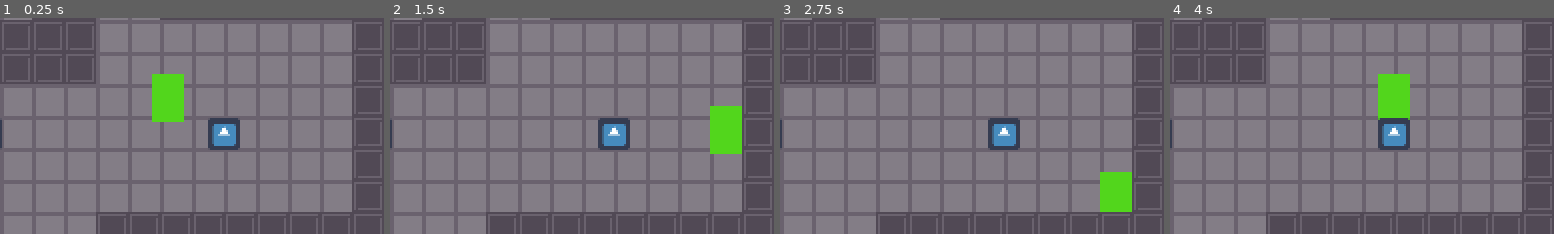
Above: before the commit, frames 1-4 (left to right).
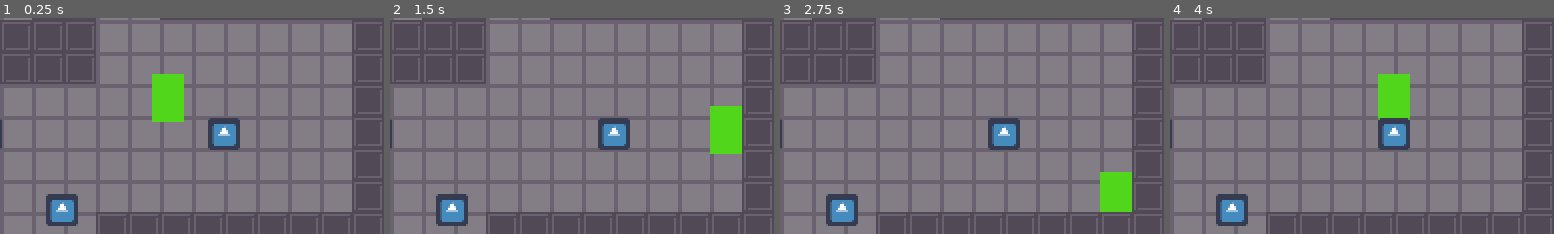
Above: after the commit, the same moments.

Repository: jiink/flask-quest
Game: Godot game, scene res://Rooms/TestRoom/TestRoom.tscn
Two runs of this game, one before a commit and one after it. Both use one fixed random seed, a clock stepped at 60 frames per second and the inputs below. The engine's default icon, where the game draws it, is replaced by a stand-in: a white triangle on a blue panel in a dark square.
Inputs:
- Up to frame 1 (0.25 s): no input
- Up to frame 2 (1.5 s): tap Enter at 0.5 s; hold Right (right) 0.53-1.28 s; hold A (x) 0.53-1.28 s; tap Z (a) at 0.6 s; hold Down (down) from 1.28 s (still down); tap A (x) at 1.35 s
- Up to frame 3 (2.75 s): tap Z (a) at 1.55, 2.1 s; release Down (down) at 2.03 s; hold Right (right) from 2.03 s (still down); hold A (x) from 2.03 s (still down)
- Up to frame 4 (4 s): tap Space at 2.75 s; release Right (right) at 2.78 s; release A (x) at 2.78 s; hold Up (up) 2.78-3.53 s; tap A (x) at 2.85 s; tap Z (a) at 3.05, 3.6 s; hold Left (left) from 3.53 s (still down); hold A (x) from 3.53 s (still down)
The pictures show only the part of the screen within x 50-100%, y 22-72%; the shares and areas given below are measured in that part.

The runs differ from the first frame. In frame 1, 1.2% of the frame differs, in the area x 11-21%, y 81-97%; in frame 2, 1.2%; in frame 3, 1.2%; in frame 4, 1.2%.

Commit message:
Now you can use multiple faces in one dialog tree.

Diff:
--- a/Engine/dialogue/Diag.gd
+++ b/Engine/dialogue/Diag.gd
@@ -16,6 +16,7 @@
 
 var target_tree = null
 var target_piece = null
+var first = true
 
 # use tres
 var text_font = load("res://Engine/Fonts/FontQuestSmall.tres")
@@ -119,6 +120,9 @@
 	#			face_index = int(target_piece.expression)
 	#		else:
 	#			face_index = expressions.find(target_piece.expression)
+		if first:
+			if target_tree.face_texture != null:
+				$Face.texture = target_tree.face_texture
 
 		if target_piece.face_texture != null:
 			$Face.texture = target_piece.face_texture
--- a/Rooms/TestRoom/TestRoom.tscn
+++ b/Rooms/TestRoom/TestRoom.tscn
@@ -6,9 +6,10 @@
 [ext_resource path="res://Engine/dialogue/DialogueTree.tscn" type="PackedScene" id=4]
 [ext_resource path="res://Engine/dialogue/DiagPiece.tscn" type="PackedScene" id=5]
 [ext_resource path="res://NPC/Boque/boqueFaces.png" type="Texture" id=6]
-[ext_resource path="res://Player/Player.tscn" type="PackedScene" id=7]
-[ext_resource path="res://Items/TestItem.tscn" type="PackedScene" id=8]
-[ext_resource path="res://Engine/dialogue/Diag.tscn" type="PackedScene" id=9]
+[ext_resource path="res://NPC/Stercus/stercusFaces.png" type="Texture" id=7]
+[ext_resource path="res://Player/Player.tscn" type="PackedScene" id=8]
+[ext_resource path="res://Items/TestItem.tscn" type="PackedScene" id=9]
+[ext_resource path="res://Engine/dialogue/Diag.tscn" type="PackedScene" id=10]
 
 [node name="TestRoom" type="Node" index="0"]
 
@@ -178,6 +179,13 @@
 expression = "(none)"
 face_texture = null
 
+[node name="DiagPiece2" parent="YSort/Boque2/DialogueTree/DiagPiece/DiagPiece2/DiagPiece" index="0" instance=ExtResource( 5 )]
+
+message = "You got the AAAAA."
+no_face = true
+expression = "(none)"
+face_texture = null
+
 [node name="DiagPiece3" parent="YSort/Boque2/DialogueTree/DiagPiece" index="1" instance=ExtResource( 5 )]
 
 key = "Nah"
@@ -200,11 +208,65 @@
 expression = "(none)"
 face_texture = null
 
-[node name="Player" parent="YSort" index="2" instance=ExtResource( 7 )]
+[node name="Boque3" parent="YSort" index="2" instance=ExtResource( 3 )]
+
+position = Vector2( 223, 150 )
+
+[node name="DialogueTree" parent="YSort/Boque3" index="3" instance=ExtResource( 4 )]
+
+face_texture = ExtResource( 6 )
+
+[node name="DiagPiece" parent="YSort/Boque3/DialogueTree" index="0" instance=ExtResource( 5 )]
+
+message = "Hey."
+no_face = false
+expression = "smug"
+face_texture = null
+
+[node name="DiagPiece2" parent="YSort/Boque3/DialogueTree/DiagPiece" index="0" instance=ExtResource( 5 )]
+
+message = "Hey Stercus."
+no_face = false
+expression = "smug"
+face_texture = null
+
+[node name="DiagPiece3" parent="YSort/Boque3/DialogueTree/DiagPiece/DiagPiece2" index="0" instance=ExtResource( 5 )]
+
+message = "What."
+text_delay = 0.08
+no_face = false
+expression = "neutral"
+face_texture = ExtResource( 7 )
+
+[node name="DiagPiece4" parent="YSort/Boque3/DialogueTree/DiagPiece/DiagPiece2/DiagPiece3" index="0" instance=ExtResource( 5 )]
+
+message = "..."
+text_delay = 0.1
+no_face = false
+expression = "smug"
+face_texture = ExtResource( 6 )
+
+[node name="DiagPiece5" parent="YSort/Boque3/DialogueTree/DiagPiece/DiagPiece2/DiagPiece3/DiagPiece4" index="0" instance=ExtResource( 5 )]
+
+message = "```suck` my` p```p```."
+text_delay = 0.15
+no_face = false
+expression = "stare"
+face_texture = ExtResource( 6 )
+
+[node name="DiagPiece6" parent="YSort/Boque3/DialogueTree/DiagPiece/DiagPiece2/DiagPiece3/DiagPiece4/DiagPiece5" index="0" instance=ExtResource( 5 )]
+
+message = "```"
+text_delay = 0.15
+no_face = false
+expression = "bigsurprise"
+face_texture = ExtResource( 7 )
+
+[node name="Player" parent="YSort" index="3" instance=ExtResource( 8 )]
 
 position = Vector2( 276, 98 )
 
-[node name="TestItem" parent="." index="2" instance=ExtResource( 8 )]
+[node name="TestItem" parent="." index="2" instance=ExtResource( 9 )]
 
 position = Vector2( 489, 201 )
 z_index = -2
Binary file added: NPC/Stercus/stercusFaces.png
Not shown, added: NPC/Stercus/stercusFaces.png.import
Not shown: 2 places in Rooms/TestRoom/TestRoom.tscn that only renumber resources
